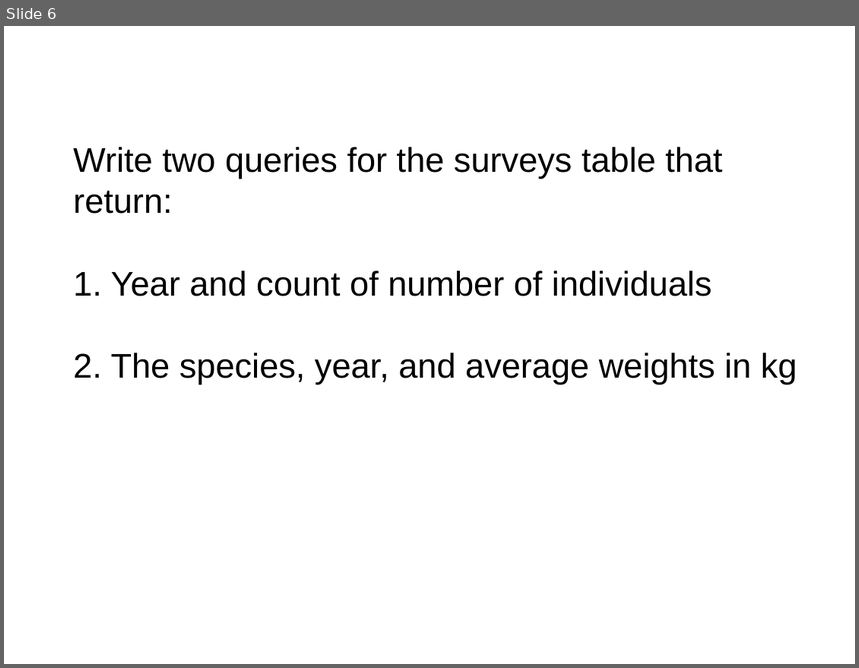
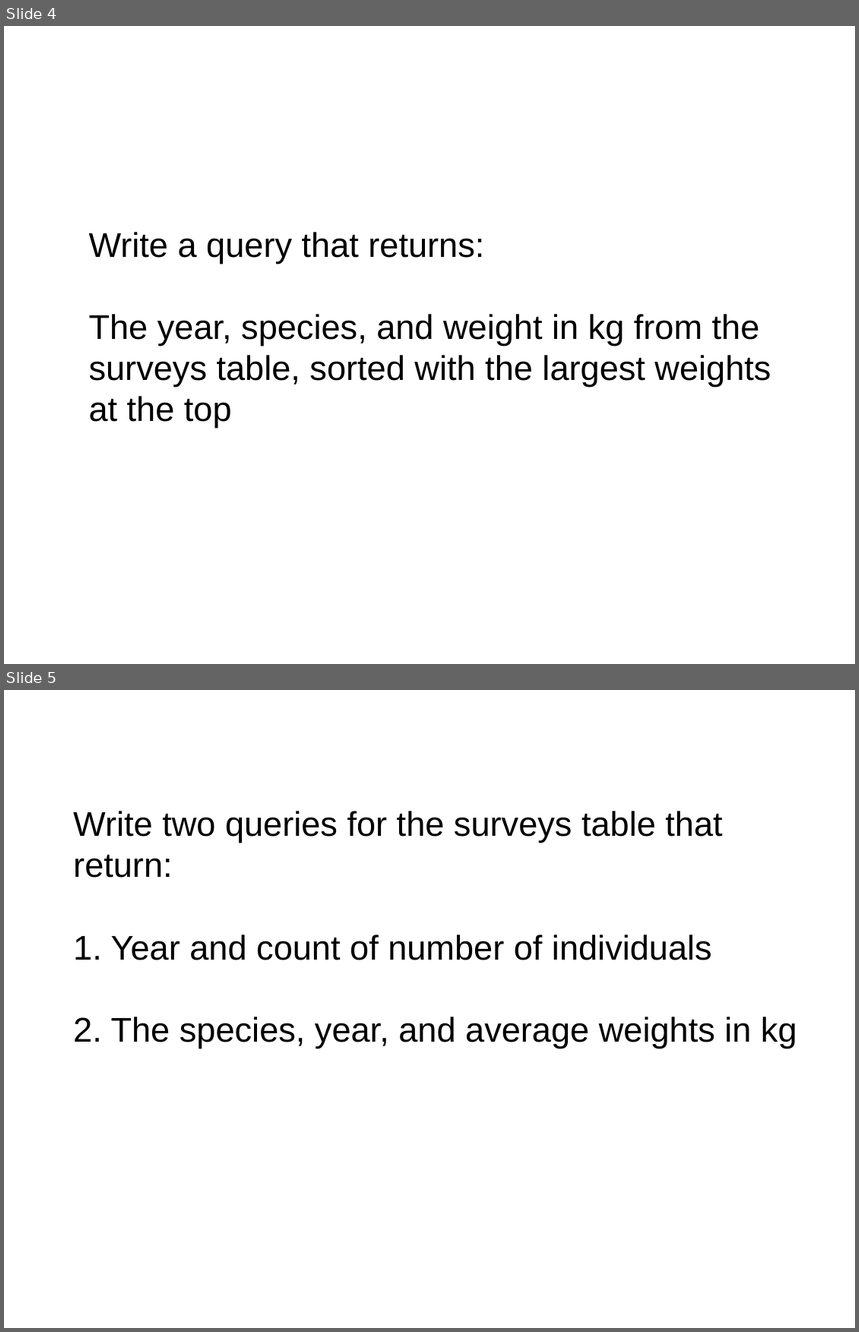
Before and after one commit to NESCent/2014-05-08-datacarpentry, a slide deck: lessons/sql/sql.odp. Shown one above the other, each under a label of ours: slide 6 before the commit, slides 4 and 5 after it. The pictures are 859x668 and 859x1332 pixels, drawn with LibreOffice and Linux fonts; fonts in the diff are those of the drawing. Boxes give left, top, right and bottom in pixels: in the first picture for what was removed or moved away, otherwise in the second. Text is boxed around its words. In the diff, an @@ line names an element or a change of style, - is before the commit and + after.

```diff
--- a/lessons/sql/sql.odp
+++ b/lessons/sql/sql.odp
@@ slide 4 added at bbox=[4, 26, 855, 664], background #FFFFFF @@
@@ text added at bbox=[89, 232, 771, 428], 32 pt, text #000000 @@
+Write a query that returns:
+The year, species, and weight in kg from the surveys table, sorted with the largest weights at the top
@@ what was slide 6 is now slide 5 @@
```
Also in this commit, not shown: 2 slides changed, 2 slides removed.
